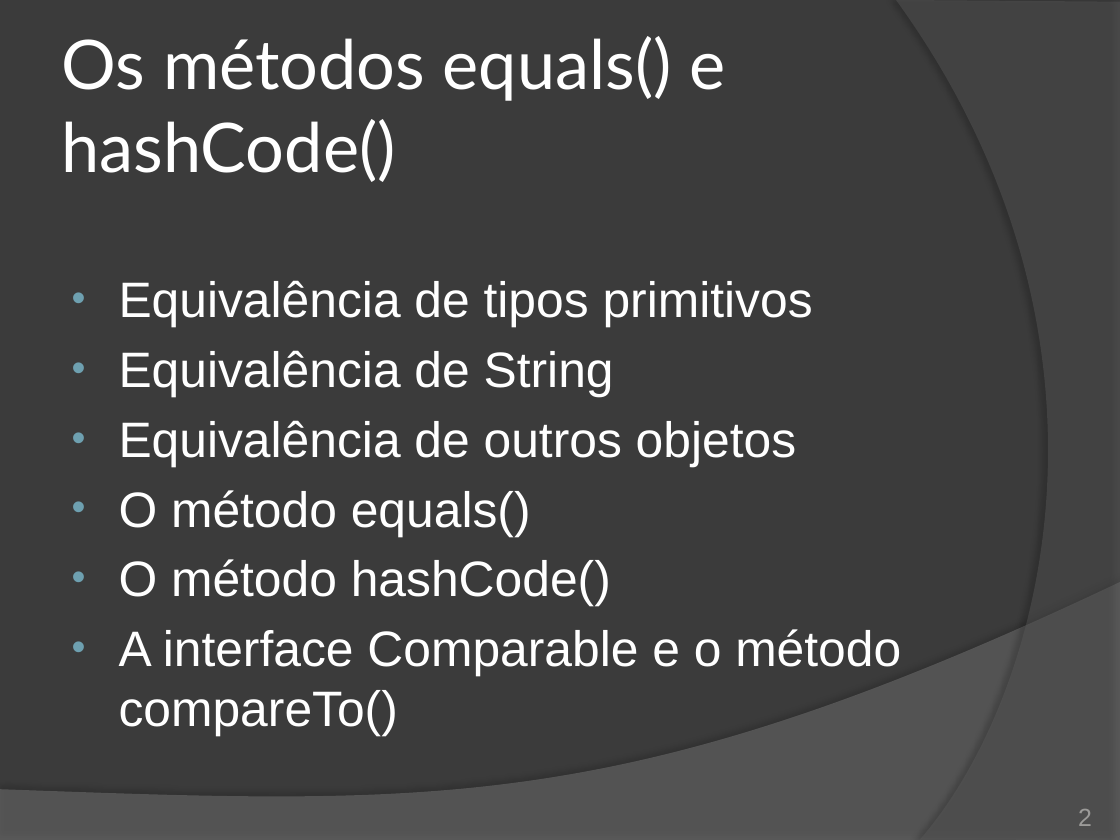
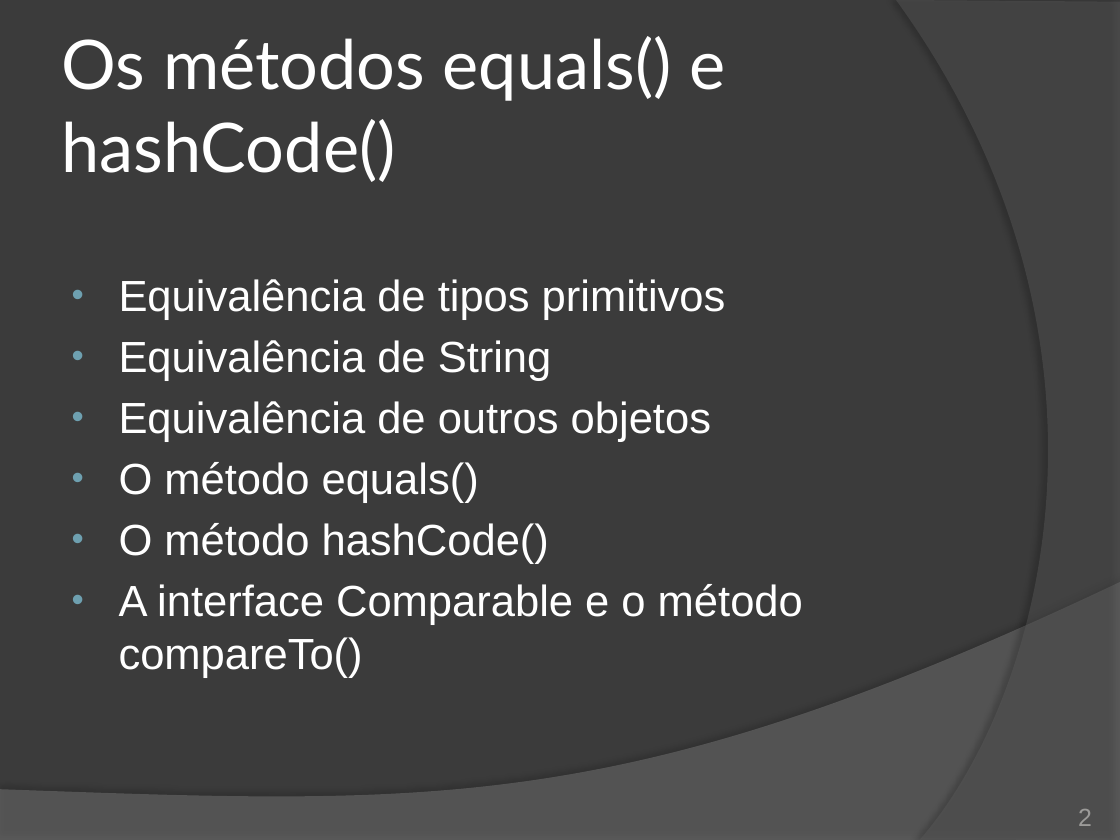
Before and after one commit to duchesqui/slzvieira-training, a slide deck: slide 2 of 2-Java-Programmer-Modulo-II/09.Capitulo03.pptx. Drawn at 1120x840 pixels with LibreOffice and Linux fonts; fonts in the diff are those of the drawing. Boxes give left, top, right and bottom in pixels: in the first picture for what was removed or moved away, otherwise in the second. Text is boxed around its words. In the diff, an @@ line names an element or a change of style, - is before the commit and + after.

```diff
--- a/2-Java-Programmer-Modulo-II/09.Capitulo03.pptx
+++ b/2-Java-Programmer-Modulo-II/09.Capitulo03.pptx
@@ text "Equivalência de tipos primitivos" at [119, 279, 803, 678]: size 32 to 28 pt @@
```
Also in this commit, not shown: 4 other slides changed, 9 slides added, 1 slide removed, 5 other files.
